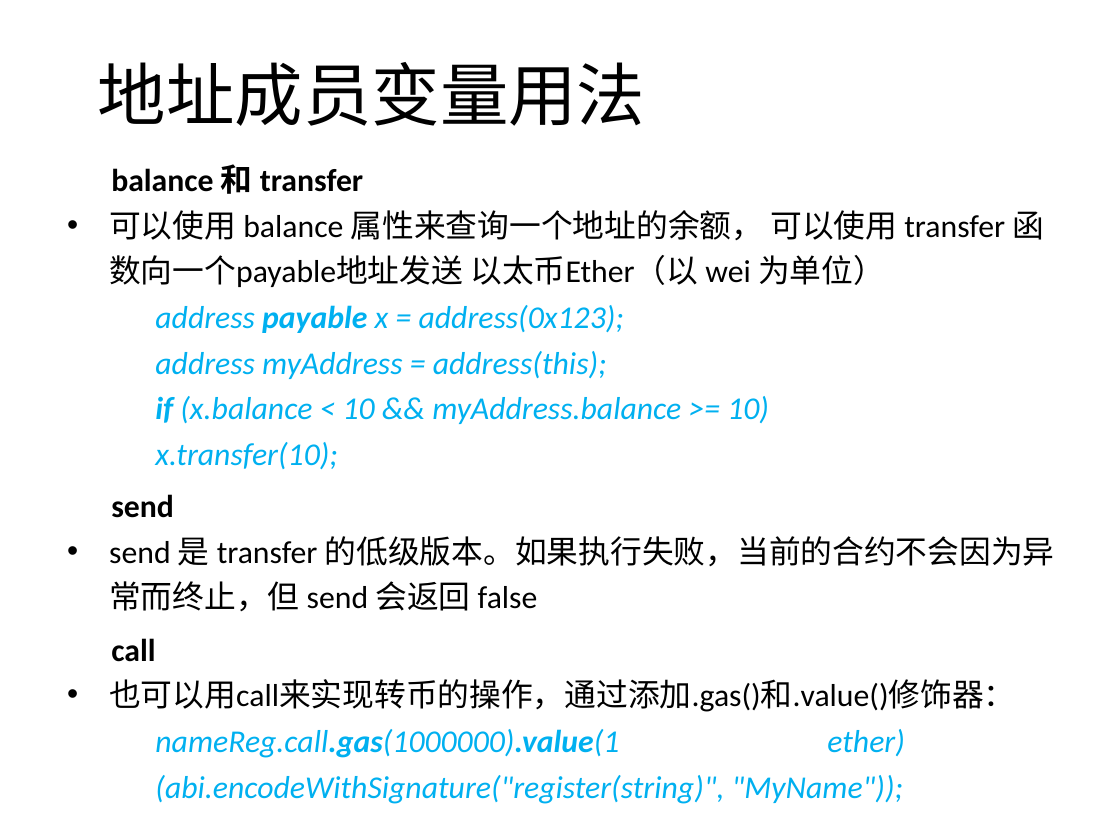
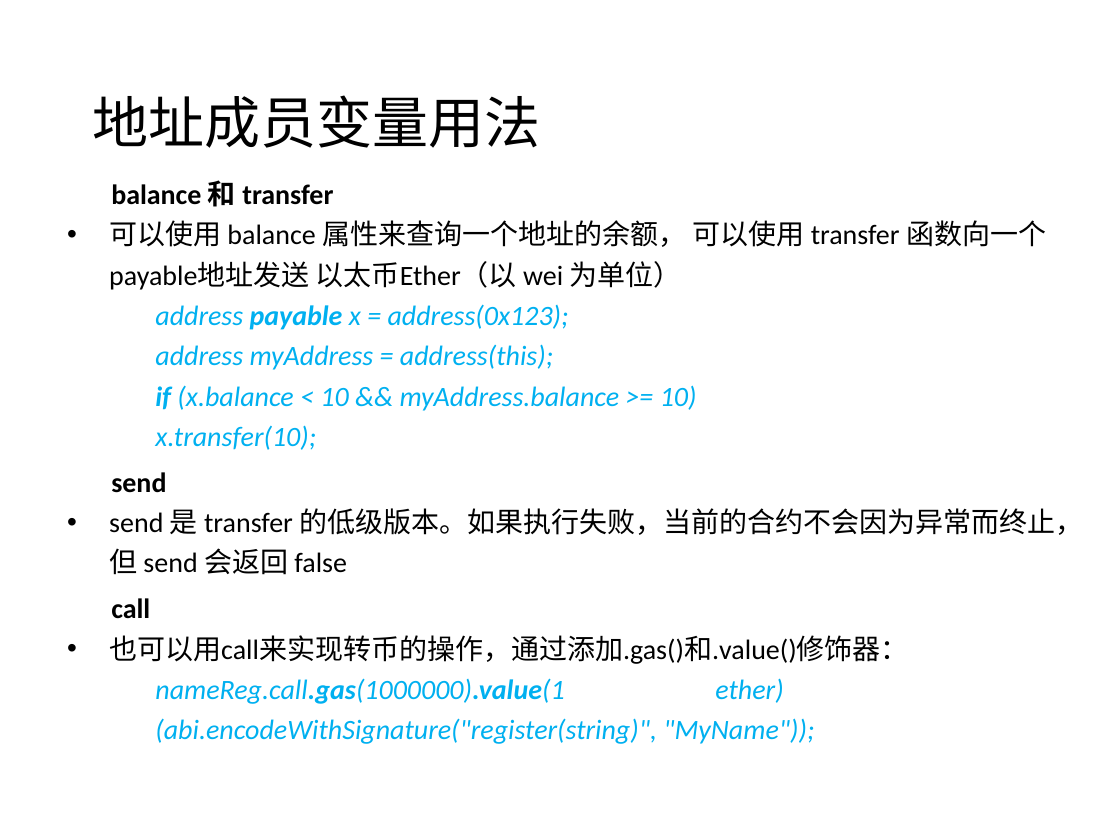
Before and after one commit to confucianzuoyuan/blockchain-tutorial, a slide deck: slide 8 of 以太坊教程/课件/5_2_solidity深入讲解.pptx. Drawn at 1120x840 pixels with LibreOffice and Linux fonts; fonts in the diff are those of the drawing; background and template pictures are left out. Boxes give left, top, right and bottom in pixels: in the first picture for what was removed or moved away, otherwise in the second. Text is boxed around its words. In the diff, an @@ line names an element or a change of style, - is before the commit and + after.

```diff
--- a/以太坊教程/课件/5_2_solidity深入讲解.pptx
+++ b/以太坊教程/课件/5_2_solidity深入讲解.pptx
@@ title "地址成员变量用法": place and size @@
-title "地址成员变量用法" at (98,62,645,126)
+title "地址成员变量用法" at (92,95,540,148)
@@ title "地址成员变量用法" at (92,95,540,148): size 44 to 36 pt @@
@@ text "balance 和 transfer": place and size @@
-text "balance 和 transfer" at (109,164,1055,804)
+text "balance 和 transfer" at (109,180,1083,744)
@@ text "balance 和 transfer" at (109,180,1083,744): size 20.4 to 18 pt @@
```
Also in this commit, not shown: 33 other slides changed, 34 other files.
